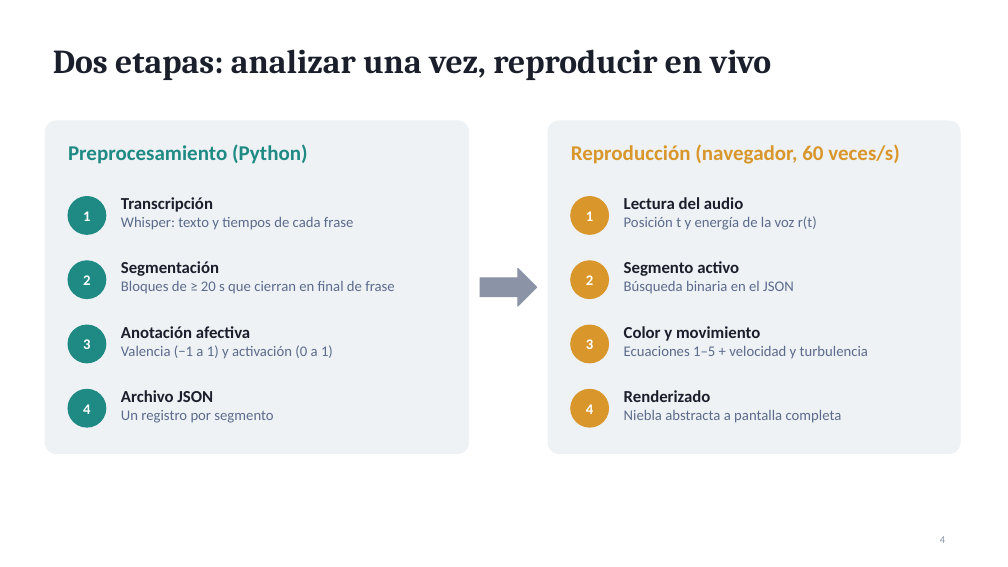
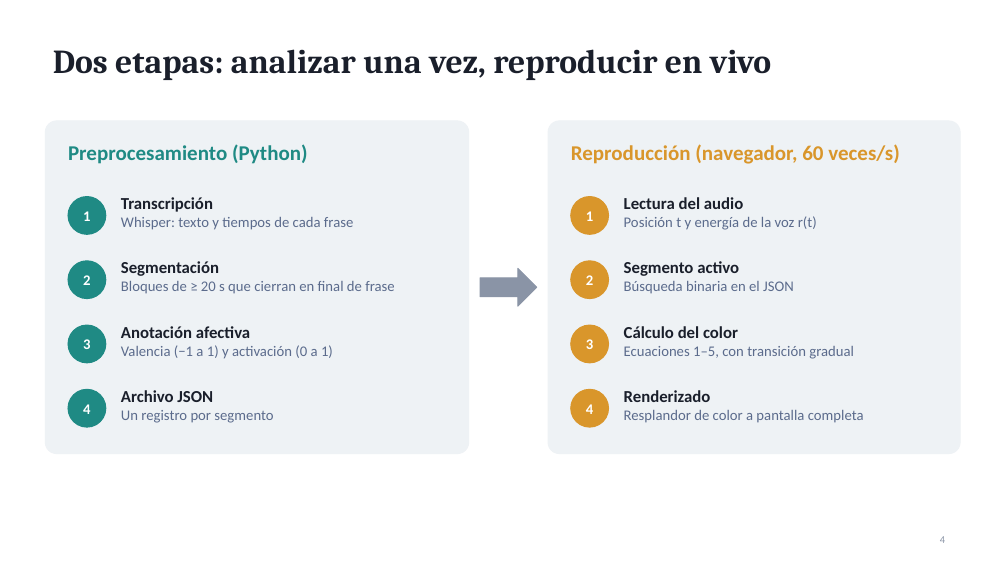
Before and after one commit to bernarditarobles/Prototipo-audiolibro, a slide deck: slide 4 of presentacion/POC_ambientacion_audiolibros.pptx. Drawn at 1008x567 pixels with LibreOffice and Linux fonts; fonts in the diff are those of the drawing. Boxes give left, top, right and bottom in pixels: in the first picture for what was removed or moved away, otherwise in the second. Text is boxed around its words. In the diff, an @@ line names an element or a change of style, - is before the commit and + after.

```diff
--- a/presentacion/POC_ambientacion_audiolibros.pptx
+++ b/presentacion/POC_ambientacion_audiolibros.pptx
@@ text at [624,326,854,359]: text changed @@
-Color y movimiento
-Ecuaciones 1–5 + velocidad y turbulencia
+Cálculo del color
+Ecuaciones 1–5, con transición gradual
@@ text at [624,410,864,423]: text changed @@
-Niebla abstracta a pantalla completa
+Resplandor de color a pantalla completa
```
Also in this commit, not shown: 5 other slides changed, 13 other files.
